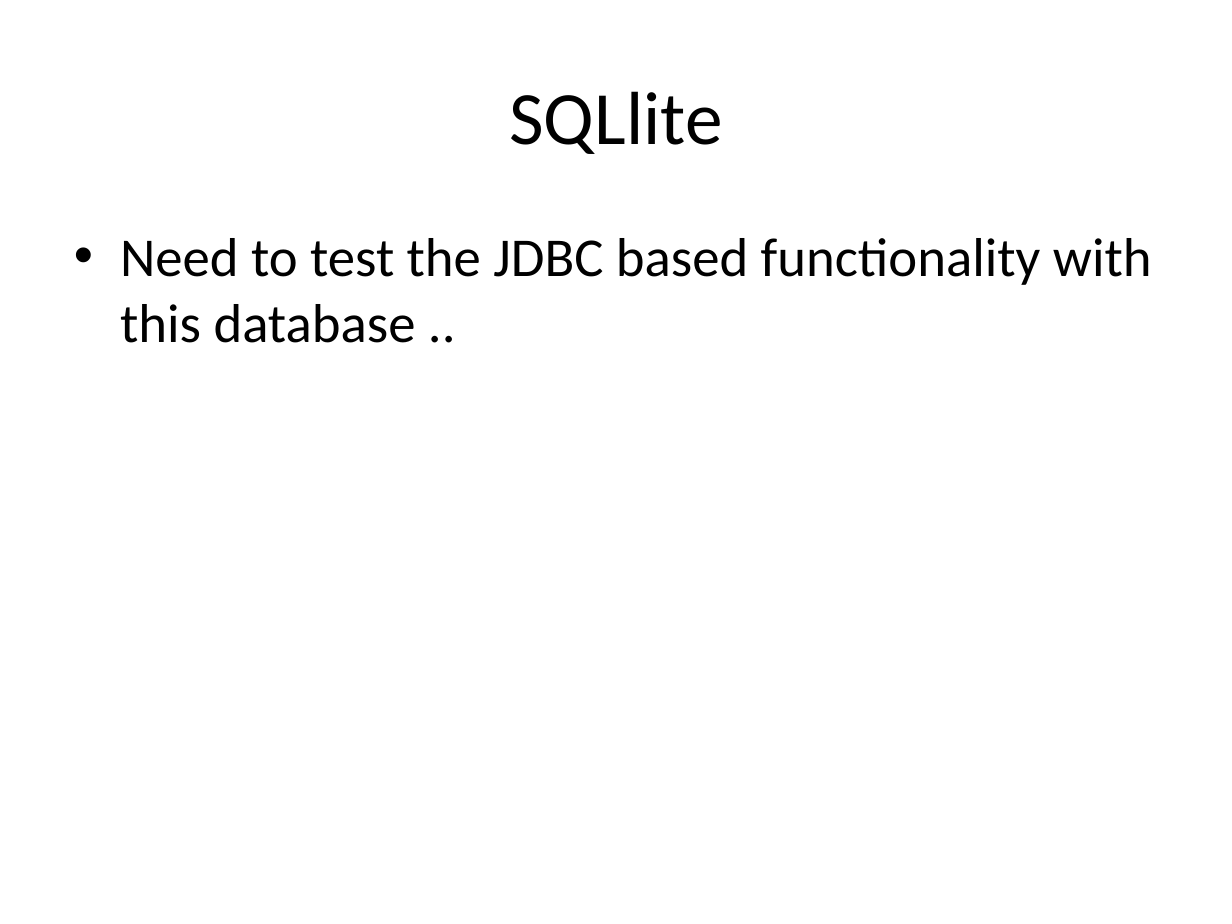
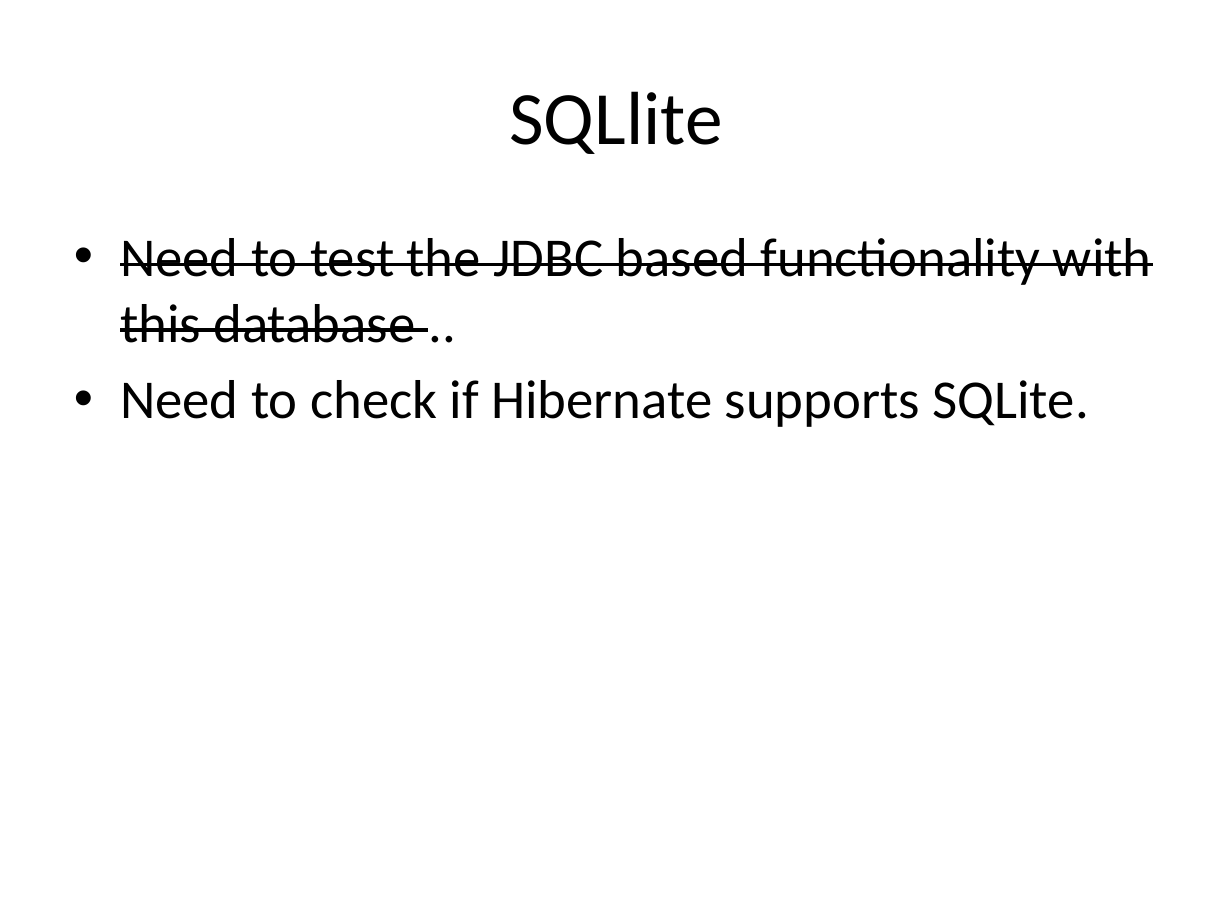
Before and after one commit to DebSreerekha/TODOManagementSystem, a slide deck: slide 8 of TODO_Management_System.pptx. Drawn at 1232x924 pixels with LibreOffice and Linux fonts; fonts in the diff are those of the drawing. Boxes give left, top, right and bottom in pixels: in the first picture for what was removed or moved away, otherwise in the second. Text is boxed around its words. In the diff, an @@ line names an element or a change of style, - is before the commit and + after.

Commit message:
Latest updates based on todays meeting at office.

```diff
--- a/TODO_Management_System.pptx
+++ b/TODO_Management_System.pptx
@@ text at <box>120,238,1152,343</box>: strikethrough on in "Need to test the JDBC based functionality ..." @@
@@ text at <box>120,380,1088,427</box>: paragraph added @@
+• Need to check if Hibernate supports SQLite.
```
Also in this commit, not shown: 4 slides added.
